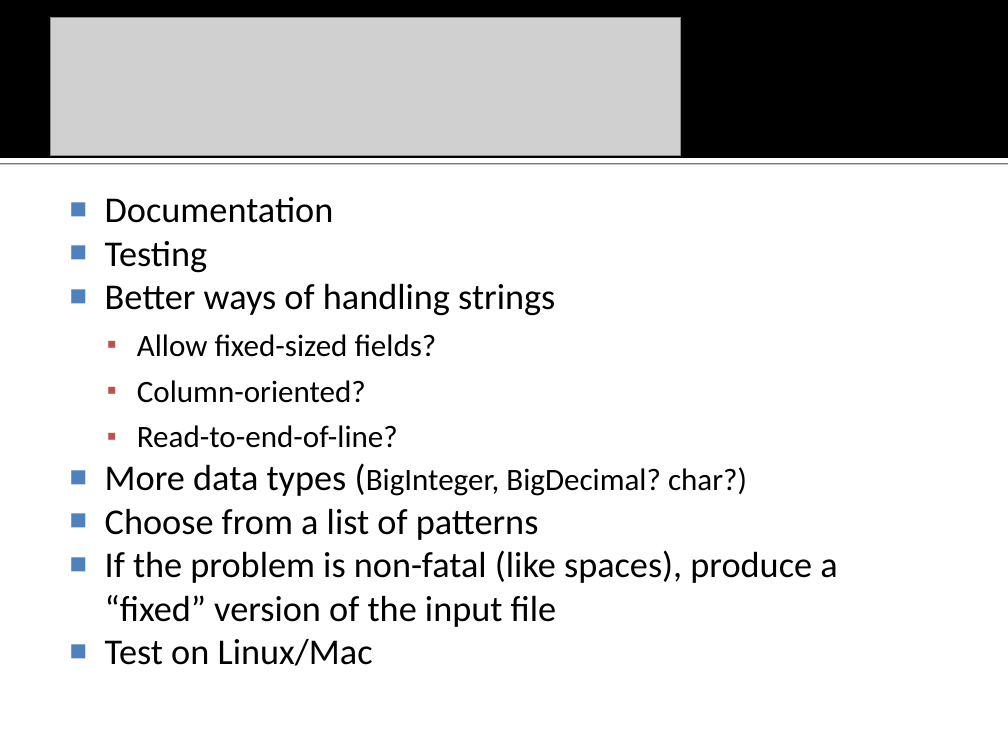
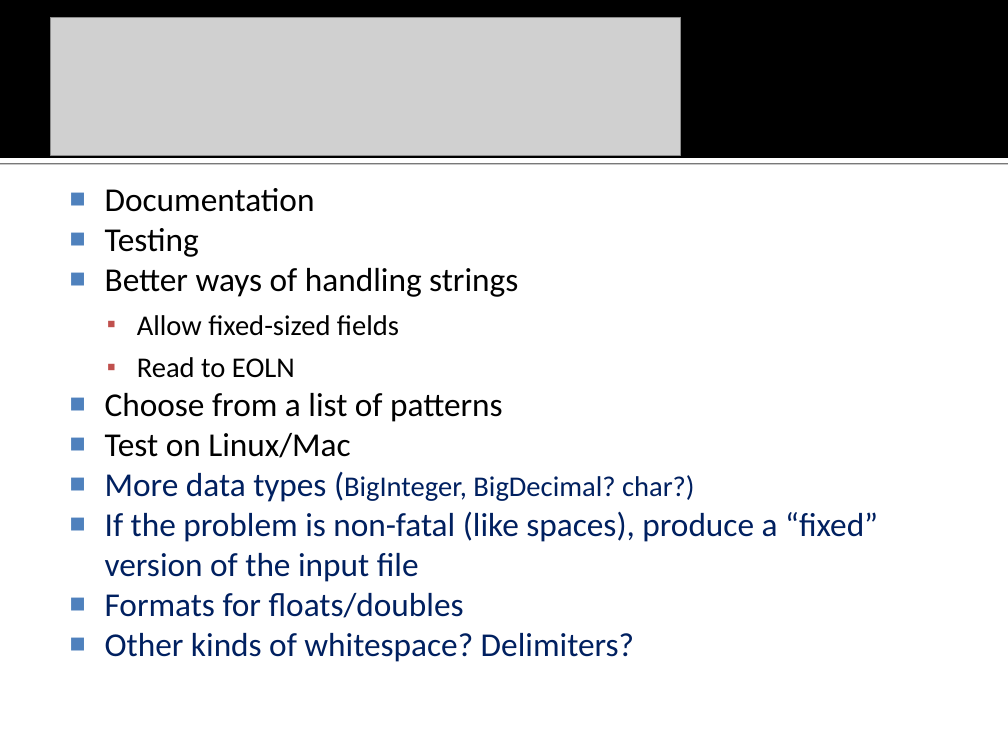
Before and after one commit to na-icpc/viva, a slide deck: slide 20 of Input Verifier/doc/VIVA vanbs Input Verification Assistant.ppt. Drawn at 1008x756 pixels with LibreOffice and Linux fonts; fonts in the diff are those of the drawing; grey boxes stand for pictures; background and template pictures are left out. Boxes give left, top, right and bottom in pixels: in the first picture for what was removed or moved away, otherwise in the second. Text is boxed around its words. In the diff, an @@ line names an element or a change of style, - is before the commit and + after.

```diff
--- a/Input Verifier/doc/VIVA vanbs Input Verification Assistant.ppt
+++ b/Input Verifier/doc/VIVA vanbs Input Verification Assistant.ppt
@@ text "Documentation": place and size @@
-text "Documentation" at <box>105,197,837,666</box>
+text "Documentation" at <box>105,188,878,662</box>
@@ text at <box>105,188,878,582</box>: size 25.9 to 23.8 pt in "Documentation", "Testing", "Better ways of handling strings", "More data types (BigInteger," and 1 more places; size 22.2 to 20.4 pt in "(BigInteger, BigDecimal? char?)"; text colour #000000 to #002060 in "More data types (BigInteger, BigDecimal? char?)", "If the problem is non-fatal (like spaces), ..." @@
@@ text at <box>105,315,503,458</box>: text changed; size 22.2 to 23.8 pt @@
-  ▪ Allow fixed-sized fields?
-  ▪ Column-oriented?
-  ▪ Read-to-end-of-line?
+  ▪ Allow fixed-sized fields
+  ▪ Read to EOLN
+■ Choose from a list of patterns
+■ Test on Linux/Mac
@@ text at <box>105,508,539,540</box>: paragraph removed @@
-■ Choose from a list of patterns
@@ text at <box>105,593,634,662</box>: text changed; size 25.9 to 23.8 pt; text colour #000000 to #002060 @@
-■ Test on Linux/Mac
+■ Formats for floats/doubles
+■ Other kinds of whitespace? Delimiters?
```
Also in this commit, not shown: 4 other slides changed, 5 slides added, 1 slide removed, 28 other files.
